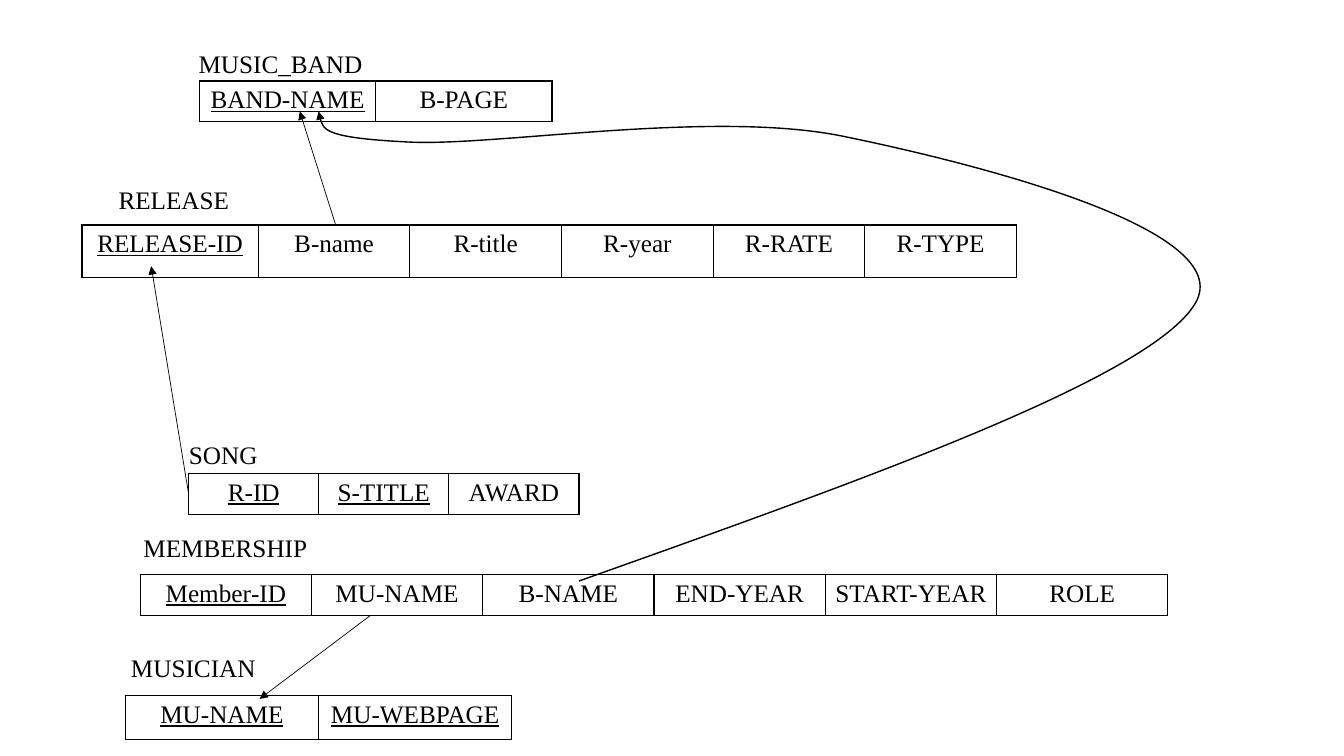
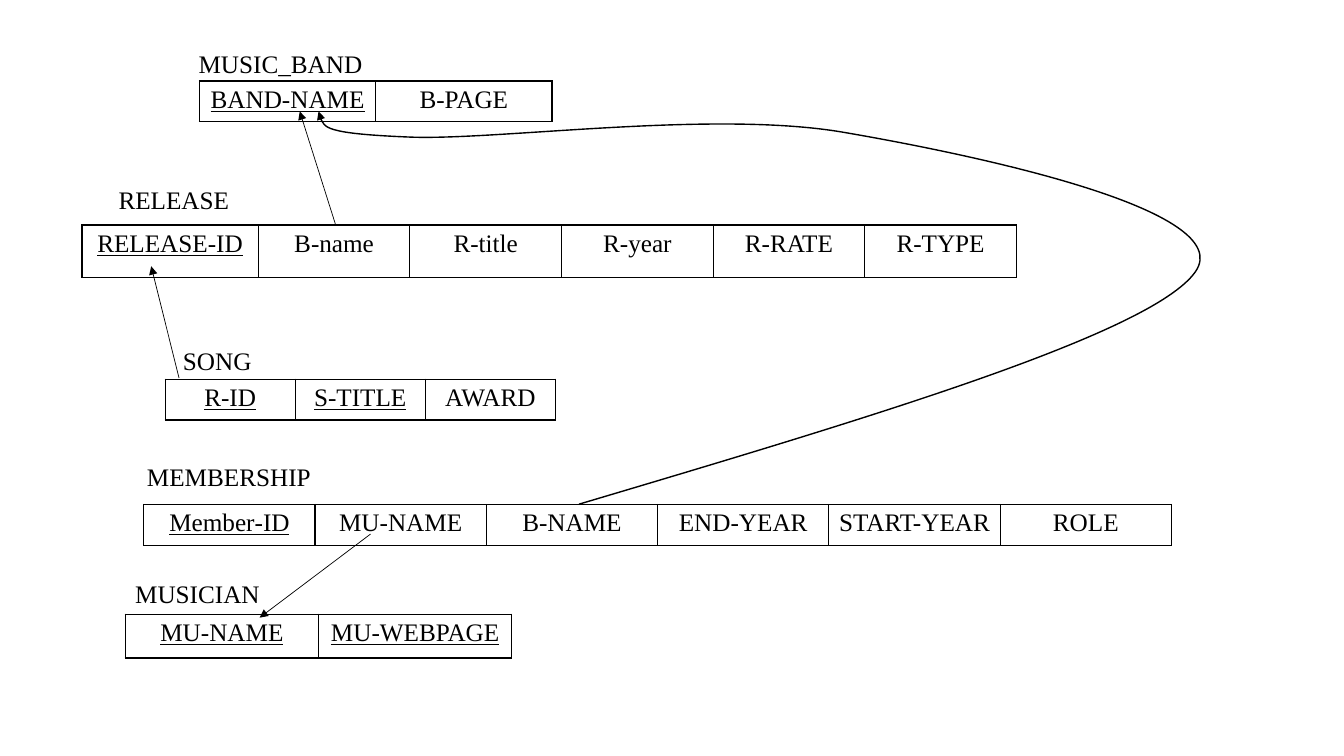
Before and after one commit to EllisonZhang/Coursework, a slide deck: slide 1 of figure.pptx. Drawn at 1344x756 pixels with LibreOffice and Linux fonts; fonts in the diff are those of the drawing. Boxes give left, top, right and bottom in pixels: in the first picture for what was removed or moved away, otherwise in the second. Text is boxed around its words. In the diff, an @@ line names an element or a change of style, - is before the commit and + after.

```diff
--- a/figure.pptx
+++ b/figure.pptx
@@ freeform shape: place and size @@
-freeform shape at (319, 112, 1201, 582)
+freeform shape at (319, 112, 1201, 505)
@@ arrow moved from (189, 494) - (151, 266) to (179, 378) - (151, 266) @@
@@ text "SONG": place and size @@
-text "SONG" at (189, 447, 258, 465)
+text "SONG" at (183, 353, 252, 371)
@@ table: place and size @@
-table at (189, 474, 579, 515)
+table at (165, 379, 556, 420)
@@ text "MEMBERSHIP": place and size @@
-text "MEMBERSHIP" at (143, 540, 307, 558)
+text "MEMBERSHIP" at (147, 469, 311, 487)
@@ table: place and size @@
-table at (140, 575, 1169, 616)
+table at (144, 504, 1173, 545)
@@ arrow moved from (371, 615) - (260, 699) to (371, 534) - (260, 618) @@
@@ text "MUSICIAN": place and size @@
-text "MUSICIAN" at (131, 660, 256, 678)
+text "MUSICIAN" at (135, 586, 260, 604)
@@ table: place and size @@
-table at (125, 696, 512, 740)
+table at (125, 614, 512, 658)
```
Also in this commit, not shown: 1 slide added, 1 other file.
